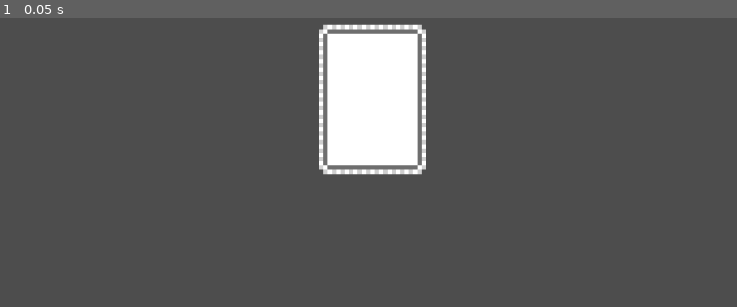
Above: before the commit, frame 1.
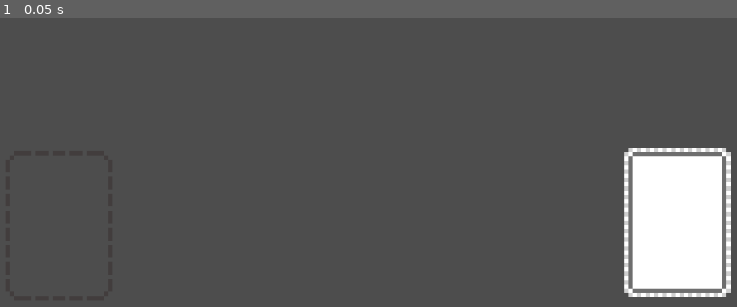
Above: after the commit, the same moment.

Repository: ARAMODODRAGON/CardPG
Game: Godot game, scene res://Demo/Scenes/DemoScene.tscn
Same seed, same stepped clock (60 frames per second), same inputs: the game is played once before the commit and once after it.
Inputs:
- Up to frame 1 (0.05 s): no input

The runs differ from the first frame. In frame 1, 15% of the frame differs, in the area x 43-100%, y 2-97%.

Commit message:
Implemented card stacks

Diff:
--- a/Battle/CardBase/CardBase.gd
+++ b/Battle/CardBase/CardBase.gd
@@ -7,19 +7,19 @@
 @onready var FrontFace : TextureRect = $FrontFace
 @onready var Statemachine : StateMachine = $StateMachine
 
-func _enter_tree() -> void:
+func _ready() -> void:
 	BackFace = $BackFace
 	FrontFace = $FrontFace
+	BackFace.scale.x = 1.0
+	FrontFace.scale.x = 0.0
 	Statemachine = $StateMachine
 	Statemachine.set_next_state("SelectableState")
 
-var selectable : bool = true:
-	set(v): selectable = v
-	get: return selectable && !_is_flipping
-
 var _flipped : bool = false
 var _is_flipping : bool = false
-var _double_click_timer : float = INF
+var _tween : Tween = null
+@onready var _Title : RichTextLabel = $FrontFace/Title
+@onready var _Description : RichTextLabel = $FrontFace/Description
 
 func is_face_down() -> bool:
 	return _flipped == false
@@ -27,43 +27,52 @@
 func is_face_up() -> bool:
 	return _flipped == true
 
+func quick_flip() -> bool:
+	if _is_flipping:
+		_tween.pause()
+		_tween.stop()
+		_is_flipping = false
+
+	_flipped = !_flipped
+
+	if is_face_down():
+		BackFace.scale.x = 1.0
+		FrontFace.scale.x = 0.0
+	elif is_face_up():
+		BackFace.scale.x = 0.0
+		FrontFace.scale.x = 1.0
+
+	return true
+
 # returns true on successful flip
 func flip() -> bool:
 	if _is_flipping: return false
 
 	_is_flipping = true
-	var tween := create_tween()
+	_tween = create_tween()
 
 	if is_face_down():
-		tween.set_ease(Tween.EASE_OUT)
-		tween.tween_property(BackFace, ":scale:x", 0.0, FLIP_SPEED * 0.5)
-		tween.set_ease(Tween.EASE_IN)
-		tween.tween_property(FrontFace, ":scale:x", 1.0, FLIP_SPEED * 0.5)
+		_tween.set_ease(Tween.EASE_OUT)
+		_tween.tween_property(BackFace, ":scale:x", 0.0, FLIP_SPEED * 0.5)
+		_tween.set_ease(Tween.EASE_IN)
+		_tween.tween_property(FrontFace, ":scale:x", 1.0, FLIP_SPEED * 0.5)
 	elif is_face_up():
-		tween.set_ease(Tween.EASE_OUT)
-		tween.tween_property(FrontFace, ":scale:x", 0.0, FLIP_SPEED * 0.5)
-		tween.set_ease(Tween.EASE_IN)
-		tween.tween_property(BackFace, ":scale:x", 1.0, FLIP_SPEED * 0.5)
+		_tween.set_ease(Tween.EASE_OUT)
+		_tween.tween_property(FrontFace, ":scale:x", 0.0, FLIP_SPEED * 0.5)
+		_tween.set_ease(Tween.EASE_IN)
+		_tween.tween_property(BackFace, ":scale:x", 1.0, FLIP_SPEED * 0.5)
 
 	var end_flip := func() -> void:
 		_is_flipping = false
 		_flipped = !_flipped
+		_tween = null
 
-	tween.tween_callback(end_flip)
+	_tween.tween_callback(end_flip)
 
 	return true
 
-func _ready() -> void:
-	BackFace.scale.x = 1.0
-	FrontFace.scale.x = 0.0
+func set_title(str : String, color : Color = Color.BLACK) -> void:
+	_Title.text = "[color=#" + color.to_html(false) + "]" + str
 
-func _process(delta: float) -> void:
-	_double_click_timer += delta
-
-func _on_gui_input(event: InputEvent) -> void:
-	if (event is InputEventMouseButton):
-		if (event.button_index == MOUSE_BUTTON_LEFT) && event.is_pressed():
-			if _double_click_timer < 0.3:
-				flip()
-			else:
-				_double_click_timer = 0.0
+func set_description(str : String, color : Color = Color.BLACK) -> void:
+	_Description.text = "[color=#" + color.to_html(false) + "]" + str
--- a/Battle/CardBase/CardBase.tscn
+++ b/Battle/CardBase/CardBase.tscn
@@ -68,11 +68,11 @@
 
 [node name="StateMachine" type="Node" parent="."]
 script = ExtResource("4_i0edd")
+enabled = false
 metadata/_custom_type_script = "uid://b2lwk1mghri10"
 
 [node name="SelectableState" type="Node" parent="StateMachine"]
 script = ExtResource("5_i0edd")
 metadata/_custom_type_script = "uid://cwlwtijo3h8rl"
 
-[connection signal="gui_input" from="." to="." method="_on_gui_input"]
 [connection signal="gui_input" from="." to="StateMachine/SelectableState" method="_on_card_base_gui_input"]
--- a/Battle/CardBase/SelectableState.gd
+++ b/Battle/CardBase/SelectableState.gd
@@ -22,6 +22,9 @@
 	_double_click_timer += delta
 
 func _on_card_base_gui_input(event: InputEvent) -> void:
+	# dont do anything here because this should not be enabled while state is inactive
+	if !is_active(): return
+
 	if (event is InputEventMouseButton):
 		if (event.button_index == MOUSE_BUTTON_LEFT):
 			if event.is_pressed():
--- /dev/null
+++ b/Battle/CardStack/CardStack.gd
@@ -0,0 +1,85 @@
+extends Node2D
+class_name CardStack
+
+signal stack_clicked()
+
+enum FacingSetting  {
+	## cards will face down upon being inserted
+	FACE_DOWN,
+	## cards will face up upon being inserted
+	FACE_UP,
+	## cards will maintain the facing state they were originally in
+	KEEP,
+}
+
+## what should inserted cards default their facing direction to
+@export var card_face_setting : FacingSetting = FacingSetting.FACE_DOWN
+
+## the number of cards in this stack
+func card_count() -> int:
+	return _Stack.get_child_count()
+
+## the number of cards but negative for use when accessing cards from the bottom
+func reversed_card_count() -> int:
+	return -(_Stack.get_child_count() + 1)
+
+## get a card from the stack. does not remove the card
+## if pos is 0+ then it will pick a card from the top
+## if pos is less than 0 then it will pick a card from the bottom
+func get_card(pos : int = 0) -> CardBase:
+	return _Stack.get_child(_reversed_order(pos))
+
+## removes the given card at position
+func remove_card(pos : int = 0) -> CardBase:
+	var card := _Stack.get_child(_reversed_order(pos)) as CardBase
+	_Stack.remove_child(card)
+	_reevaluate_subscription()
+	return card
+
+## inserts a card at position
+## if pos is 0+ then it will pick a card from the top
+## if pos is less than 0 then it will pick a card from the bottom
+## will always insert *before* pos in the negative direction
+func insert_card(card : CardBase, pos : int = 0, center_card : bool = false) -> void:
+	if card == null: return
+
+	if card.get_parent():
+		card.get_parent().remove_child(card)
+	_Stack.add_child(card)
+
+	_Stack.move_child(card, _reversed_order(pos))
+	if center_card:
+		card.position = Vector2.ZERO
+
+	# flip card accordingly
+	if card_face_setting == FacingSetting.KEEP: return
+
+	if card_face_setting == FacingSetting.FACE_UP:
+		if card.is_face_down(): card.quick_flip()
+
+	if card_face_setting == FacingSetting.FACE_DOWN:
+		if card.is_face_up(): card.quick_flip()
+
+	_reevaluate_subscription()
+
+@onready var _Stack : Node2D = $Stack
+var _subscribed_card : CardBase = null
+
+func _on_card_gui_input(event : InputEvent) -> void:
+	if (event is InputEventMouseButton):
+		if (event.button_index == MOUSE_BUTTON_LEFT):
+			stack_clicked.emit()
+
+func _reevaluate_subscription() -> void:
+	if card_count() > 0 && _subscribed_card == get_card(0): return
+
+	if _subscribed_card && (_subscribed_card.get_parent() != _Stack || _subscribed_card != get_card(0)):
+		_subscribed_card.gui_input.disconnect(_on_card_gui_input)
+		_subscribed_card = null
+
+	if card_count() > 0:
+		_subscribed_card = get_card(0)
+		_subscribed_card.gui_input.connect(_on_card_gui_input)
+
+func _reversed_order(pos : int) -> int:
+	return (-pos) - 1
--- /dev/null
+++ b/Battle/CardStack/CardStack.tscn
@@ -0,0 +1,21 @@
+[gd_scene load_steps=3 format=3 uid="uid://tpl7fi2e56mn"]
+
+[ext_resource type="Script" uid="uid://crdab7gvevnw1" path="res://Battle/CardStack/CardStack.gd" id="1_74l7s"]
+[ext_resource type="Texture2D" uid="uid://5hkq56uibnk5" path="res://Battle/CardStack/CardStackOutline.png" id="2_d054p"]
+
+[node name="CardStack" type="Node2D"]
+script = ExtResource("1_74l7s")
+
+[node name="Outline" type="TextureRect" parent="."]
+anchors_preset = 15
+anchor_right = 1.0
+anchor_bottom = 1.0
+offset_left = -125.0
+offset_top = -175.0
+offset_right = 125.0
+offset_bottom = 175.0
+grow_horizontal = 2
+grow_vertical = 2
+texture = ExtResource("2_d054p")
+
+[node name="Stack" type="Node2D" parent="."]
--- a/Demo/Scenes/DemoScene.gd
+++ b/Demo/Scenes/DemoScene.gd
@@ -1,15 +1,28 @@
 extends Node
 
 @export var CardBaseScene : PackedScene
+@export var PickupStack : CardStack
+@export var DropStack : CardStack
 
-func _spawn_card() -> void:
-	if CardBaseScene == null:
+func _spawn_card() -> CardBase:
+	if CardBaseScene == null || PickupStack == null:
 		printerr("Could not instance card")
-		return
+		return null
 
-	var card := CardBaseScene.instantiate()
-	add_child(card)
+	var card := CardBaseScene.instantiate() as CardBase
+	PickupStack.insert_card(card)
+
+	return card
 
 func _ready() -> void:
 	for i in range(10):
-		_spawn_card()
+		var card := _spawn_card()
+		if card:
+			card.set_title("Card #" + str(i + 1), Color.from_hsv(randf_range(0.0, 1.0), 0.5, 1.0))
+
+	DropStack.card_face_setting = DropStack.FacingSetting.FACE_UP
+
+
+func _on_pickup_stack_stack_clicked() -> void:
+	var card := PickupStack.remove_card()
+	DropStack.insert_card(card)
--- a/Demo/Scenes/DemoScene.tscn
+++ b/Demo/Scenes/DemoScene.tscn
@@ -1,11 +1,22 @@
-[gd_scene load_steps=3 format=3 uid="uid://cn4q3myx5eu6q"]
+[gd_scene load_steps=4 format=3 uid="uid://cn4q3myx5eu6q"]
 
 [ext_resource type="Script" uid="uid://cq34xpoh2c7ap" path="res://Demo/Scenes/DemoScene.gd" id="1_gsbjd"]
 [ext_resource type="PackedScene" uid="uid://bmtuxj5bkdp7" path="res://Battle/CardBase/CardBase.tscn" id="2_23vrf"]
+[ext_resource type="PackedScene" uid="uid://tpl7fi2e56mn" path="res://Battle/CardStack/CardStack.tscn" id="3_nv6ct"]
 
-[node name="DemoScene" type="Node"]
+[node name="DemoScene" type="Node" node_paths=PackedStringArray("PickupStack", "DropStack")]
 script = ExtResource("1_gsbjd")
 CardBaseScene = ExtResource("2_23vrf")
+PickupStack = NodePath("PickupStack")
+DropStack = NodePath("DropStack")
 
 [node name="Camera2D" type="Camera2D" parent="."]
 zoom = Vector2(0.615, 0.615)
+
+[node name="PickupStack" parent="." instance=ExtResource("3_nv6ct")]
+position = Vector2(715, 289)
+
+[node name="DropStack" parent="." instance=ExtResource("3_nv6ct")]
+position = Vector2(-735, 296)
+
+[connection signal="stack_clicked" from="PickupStack" to="." method="_on_pickup_stack_stack_clicked"]
--- a/Scripts/StateMachine.gd
+++ b/Scripts/StateMachine.gd
@@ -1,5 +1,7 @@
 extends Node
 class_name StateMachine
+
+@export var enabled : bool = true
 
 ## returns the active state's name
 func get_active_state() -> String:
@@ -44,11 +46,15 @@
 	_next_state = null
 
 func _process(delta: float) -> void:
+	if !enabled: return
+
 	_update_state()
 	if _active_state:
 		_active_state._state_process(delta)
 
 func _physics_process(delta: float) -> void:
+	if !enabled: return
+
 	_update_state()
 	if _active_state:
 		_active_state._state_physics_process(delta)
--- a/project.godot
+++ b/project.godot
@@ -19,8 +19,18 @@
 
 gdscript/warnings/unassigned_variable=2
 gdscript/warnings/unassigned_variable_op_assign=2
+gdscript/warnings/unused_variable=0
+gdscript/warnings/unused_local_constant=0
+gdscript/warnings/unused_private_class_variable=0
+gdscript/warnings/unused_parameter=0
+gdscript/warnings/unused_signal=0
 gdscript/warnings/untyped_declaration=2
 gdscript/warnings/unsafe_call_argument=2
+
+[editor]
+
+naming/scene_name_casing=1
+naming/script_name_casing=1
 
 [rendering]
 
Not shown, added: Battle/CardStack/CardStack.gd.uid
Binary file added: Battle/CardStack/CardStackOutline.png
Not shown, added: Battle/CardStack/CardStackOutline.png.import
